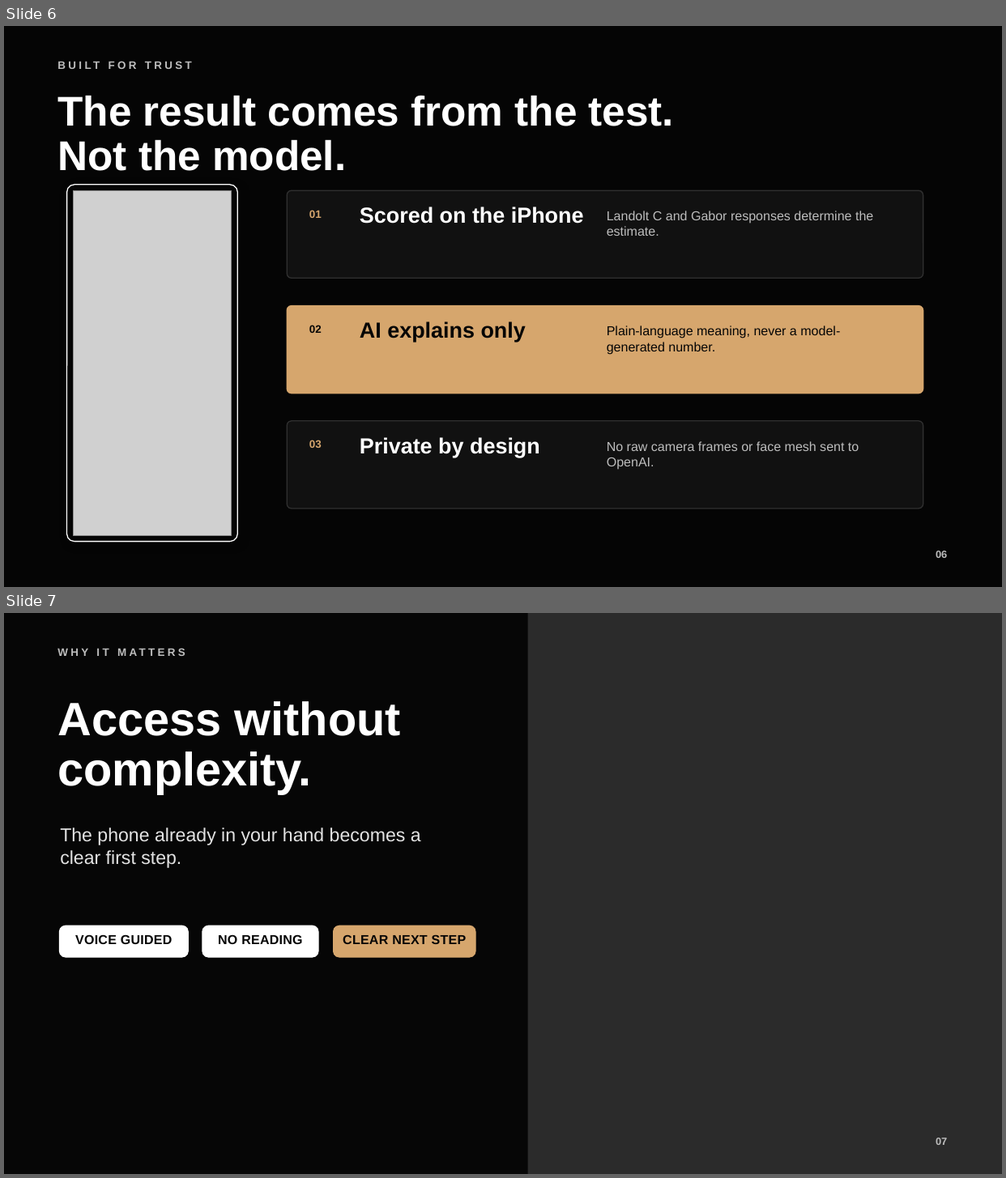
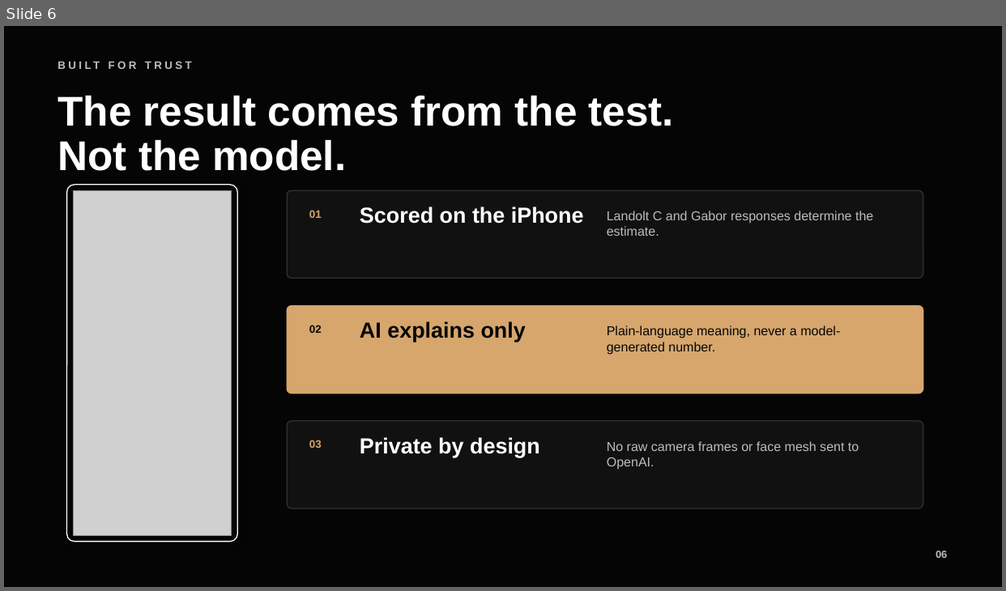
Before and after one commit to surtecha/SeeNA, a slide deck: PitchDeck/SeeNA-Syncs-Hackathon-2026-Pitch.pptx. Shown one above the other, each under a label of ours: slides 6 and 7 before the commit, slide 6 after it. The pictures are 1006x1178 and 1006x591 pixels, drawn with LibreOffice and Linux fonts; fonts in the diff are those of the drawing; grey boxes stand for pictures; background and template pictures are left out; a plain dark background stands for a picture behind light text. Boxes give left, top, right and bottom in pixels: in the first picture for what was removed or moved away, otherwise in the second. Text is boxed around its words. In the diff, an @@ line names an element or a change of style, - is before the commit and + after.

```diff
--- a/PitchDeck/SeeNA-Syncs-Hackathon-2026-Pitch.pptx
+++ b/PitchDeck/SeeNA-Syncs-Hackathon-2026-Pitch.pptx
@@ slide 7 removed at box(4, 613, 1002, 1174), background picture (left out) @@
@@ rectangle removed at box(4, 613, 528, 1174) @@
@@ text removed at box(58, 641, 373, 662) @@
-WHY IT MATTERS
@@ text removed at box(57, 701, 401, 794) @@
-Access without
-complexity.
@@ text removed at box(60, 828, 421, 868) @@
-The phone already in your hand becomes a clear first step.
@@ rounded rectangle removed at box(59, 926, 188, 957) @@
@@ rounded rectangle removed at box(202, 926, 318, 957) @@
@@ rounded rectangle removed at box(334, 926, 475, 957) @@
@@ text removed at box(75, 935, 172, 944) @@
-VOICE GUIDED
@@ text removed at box(218, 935, 302, 944) @@
-NO READING
@@ text removed at box(343, 935, 467, 944) @@
-CLEAR NEXT STEP
@@ text removed at box(936, 1138, 947, 1145) @@
-07
```
Also in this commit, not shown: 1 slide changed, 2 slides added, 1 other slide removed, 3 other files.
